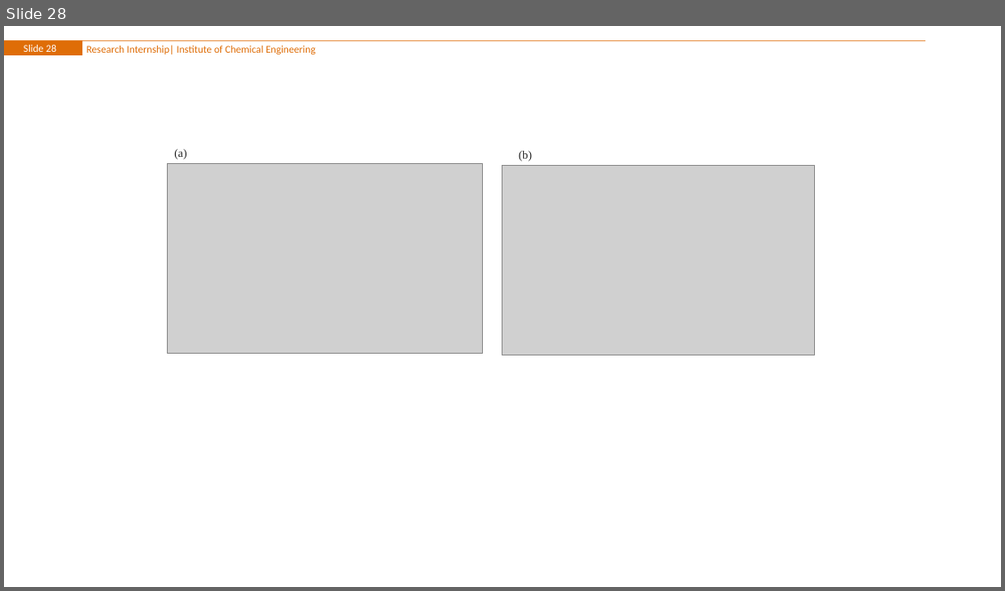
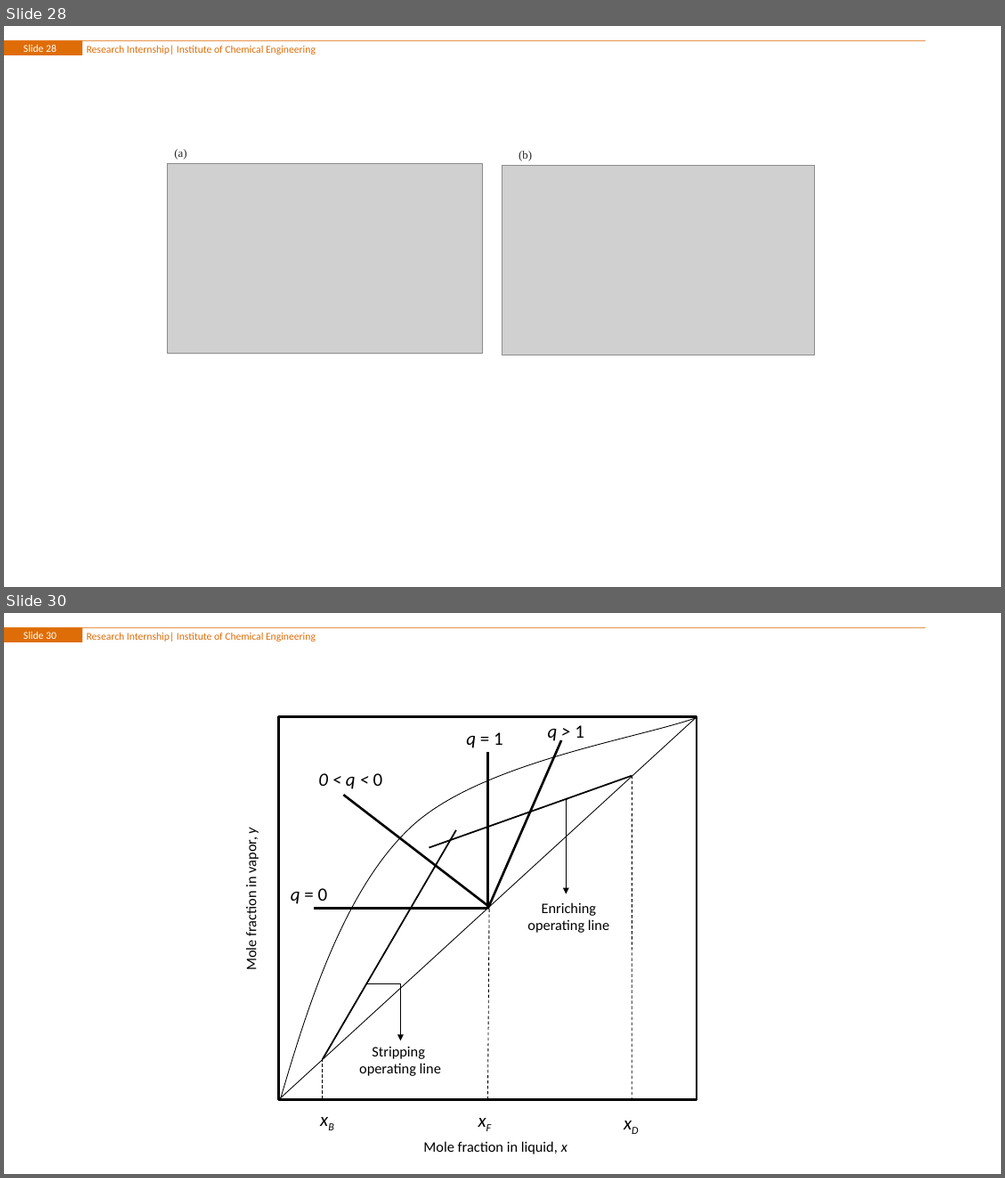
Before and after one commit to ChemRxnEngLab/nRTD, a slide deck: Tuana_Oyuncu_RI_042024.pptx. Shown one above the other, each under a label of ours: slide 28 before the commit, slides 28 and 30 after it; the slides between them are not shown. The pictures are 1005x591 and 1005x1178 pixels, drawn with LibreOffice and Linux fonts; fonts in the diff are those of the drawing; grey boxes stand for pictures; background and template pictures are left out. Boxes give left, top, right and bottom in pixels: in the first picture for what was removed or moved away, otherwise in the second. Text is boxed around its words. In the diff, an @@ line names an element or a change of style, - is before the commit and + after.

```diff
--- a/Tuana_Oyuncu_RI_042024.pptx
+++ b/Tuana_Oyuncu_RI_042024.pptx
@@ slide 30 added at bbox=[4, 613, 1001, 1174], background #FFFFFF; not listed: 4 template elements that a slide beside it also shows @@
@@ rectangle added at bbox=[278, 717, 696, 1100], fill #FFFFFF, outline #000000 2 pt @@
@@ line added from (278, 1100) to (697, 717), #000000 0.75 pt @@
@@ freeform shape added at bbox=[280, 718, 696, 1100], outline #000000 0.75 pt @@
@@ text added at bbox=[466, 732, 503, 748], 18 pt, text #000000 @@
+q = 1
@@ line added from (488, 909) to (561, 740), #000000 2.25 pt @@
@@ text added at bbox=[548, 725, 584, 741], 18 pt, text #000000, italic @@
+q > 1
@@ line added from (488, 752) to (488, 908), #000000 2.25 pt @@
@@ text added at bbox=[318, 773, 383, 789], 18 pt, text #000000, italic @@
+0 < q < 0
@@ line added from (489, 907) to (343, 795), #000000 2.25 pt @@
@@ line added from (429, 848) to (632, 776), #000000 1.5 pt @@
@@ elbow arrow added from (567, 800) to (566, 894), #000000 0.75 pt @@
@@ line added from (632, 776) to (632, 1101), #000000 0.75 pt dashed @@
@@ text added at bbox=[243, 827, 260, 969], 14 pt, text #000000 @@
+Mole fraction in vapor, y
@@ line added from (324, 1058) to (456, 830), #000000 1.5 pt @@
@@ text added at bbox=[291, 888, 328, 904], 18 pt, text #000000 @@
+q = 0
@@ text added at bbox=[527, 902, 609, 933], 14 pt, text #000000 @@
+Enriching
+operating line
@@ line added from (315, 908) to (487, 908), #000000 2.25 pt @@
@@ line added from (489, 909) to (488, 1100), #000000 0.75 pt dashed @@
@@ elbow arrow added from (367, 981) to (400, 1041), #000000 0.75 pt @@
@@ line added from (323, 1058) to (323, 1101), #000000 0.75 pt dashed @@
@@ text added at bbox=[359, 1046, 441, 1076], 14 pt, text #000000 @@
+Stripping
+operating line
@@ text added at bbox=[313, 1104, 343, 1135], 18 pt, text #000000, italic @@
+xB
@@ text added at bbox=[470, 1104, 500, 1135], 18 pt, text #000000, italic @@
+xF
@@ text added at bbox=[616, 1107, 647, 1137], 18 pt, text #000000, italic @@
+xD
@@ text added at bbox=[423, 1141, 567, 1154], 14 pt, text #000000 @@
+Mole fraction in liquid, x
```
Also in this commit, not shown: 1 slide changed, 1 other slide added, 58 other files.
